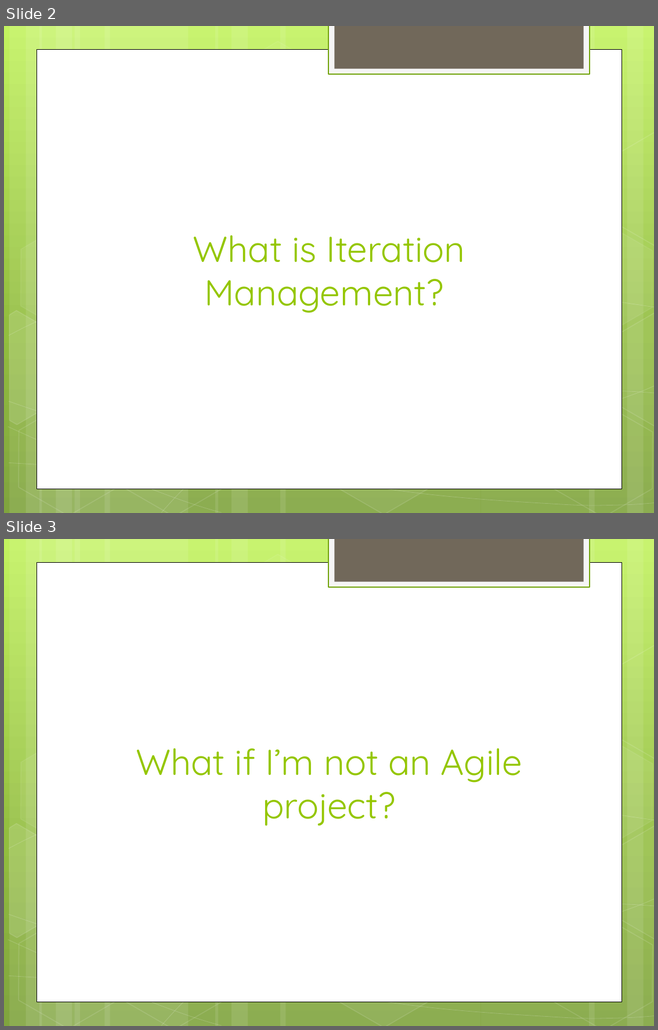
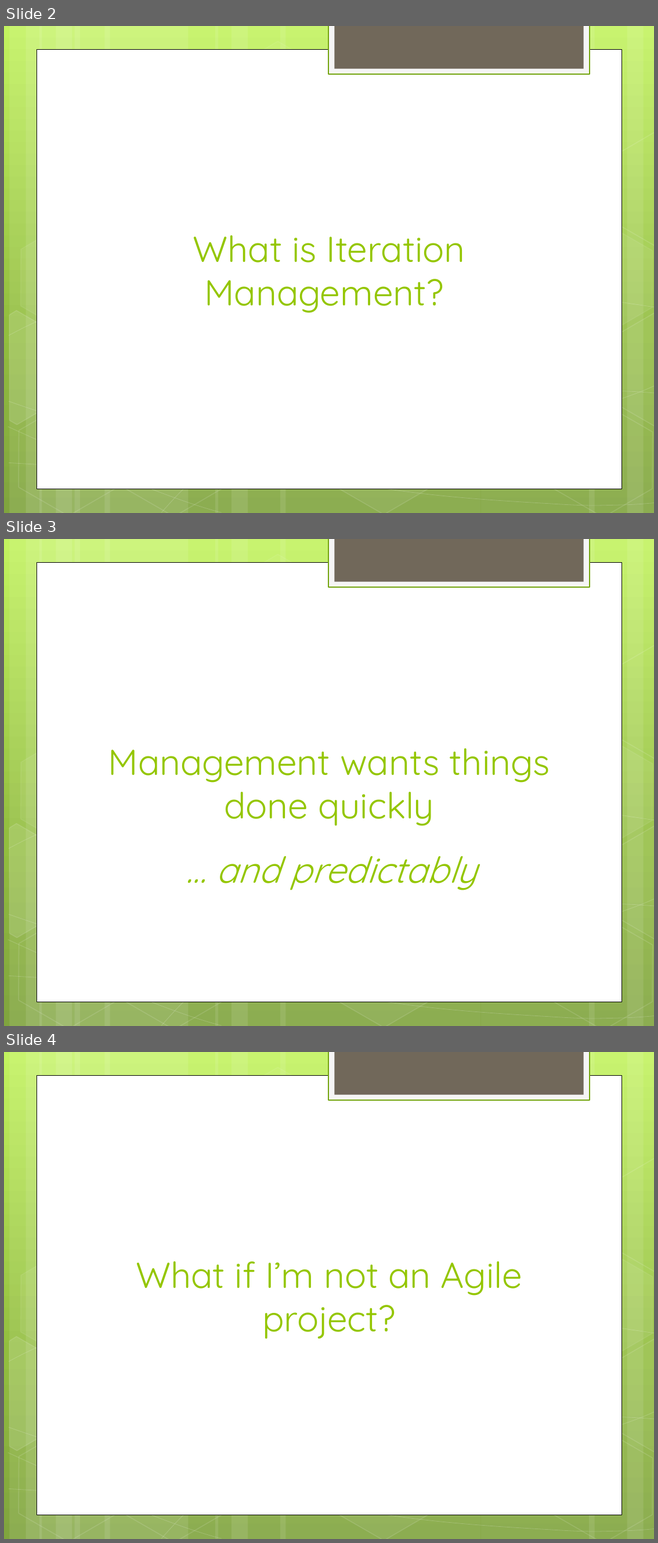
Before and after one commit to JonKruger/iteration-management, a slide deck: Iteration Management - Your Key to Predictable Delivery.pptx. Shown one above the other, each under a label of ours: slides 2 and 3 before the commit, slides 2, 3 and 4 after it. The pictures are 658x1030 and 658x1543 pixels, drawn with LibreOffice and Linux fonts; fonts in the diff are those of the drawing. Boxes give left, top, right and bottom in pixels: in the first picture for what was removed or moved away, otherwise in the second. Text is boxed around its words. In the diff, an @@ line names an element or a change of style, - is before the commit and + after.

```diff
--- a/Iteration Management - Your Key to Predictable Delivery.pptx
+++ b/Iteration Management - Your Key to Predictable Delivery.pptx
@@ slide 3 added at box(4, 539, 654, 1026), background gradient #C3F35F to #93BF3F to #81A53E; not listed: 31 template elements that a slide beside it also shows @@
@@ title added at box(108, 748, 550, 826), 40 pt, text #94C600 @@
+Management wants things done quickly
@@ text added at box(216, 856, 477, 890), 40 pt, text #94C600, italic @@
+… and predictably
@@ what was slide 3 is now slide 4 @@
```
Also in this commit, not shown: 13 other slides added.
